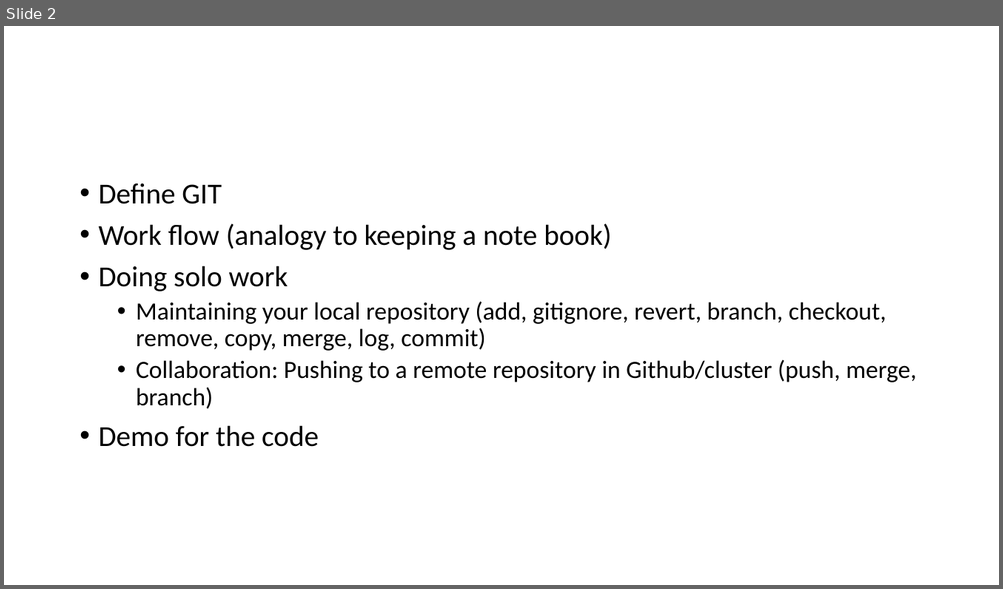
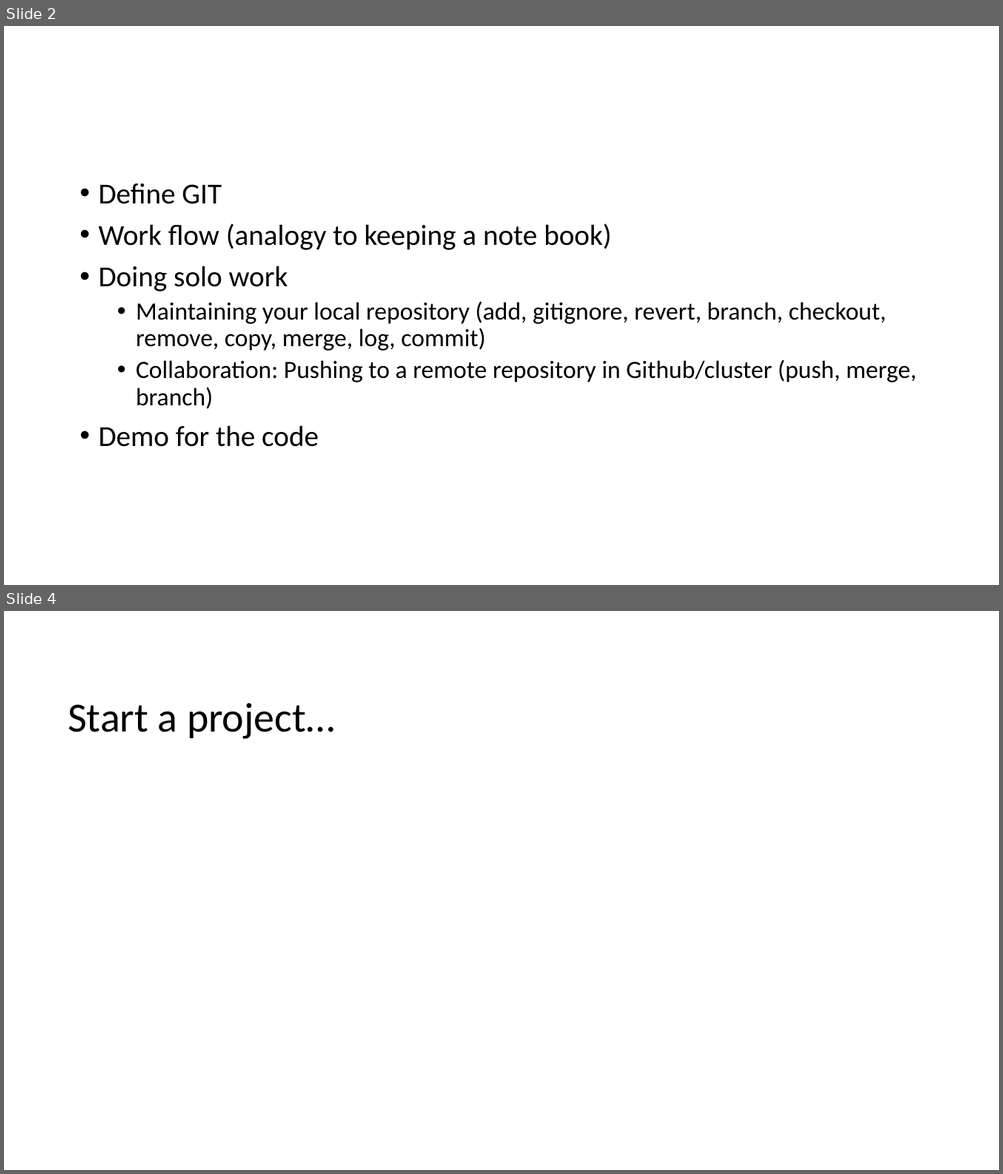
Before and after one commit to jwrauch/git-group-meeting-presentation, a slide deck: learn-to-git.pptx. Shown one above the other, each under a label of ours: slide 2 before the commit, slides 2 and 4 after it; the slides between them are not shown. The pictures are 1003x589 and 1003x1174 pixels, drawn with LibreOffice and Linux fonts; fonts in the diff are those of the drawing. Boxes give left, top, right and bottom in pixels: in the first picture for what was removed or moved away, otherwise in the second. Text is boxed around its words. In the diff, an @@ line names an element or a change of style, - is before the commit and + after.

```diff
--- a/learn-to-git.pptx
+++ b/learn-to-git.pptx
@@ slide 4 added at bbox=[4, 611, 999, 1170], background #FFFFFF @@
@@ text added at bbox=[68, 703, 335, 739], 40 pt, text #000000 @@
+Start a project…
```
Also in this commit, not shown: 1 other slide added.
